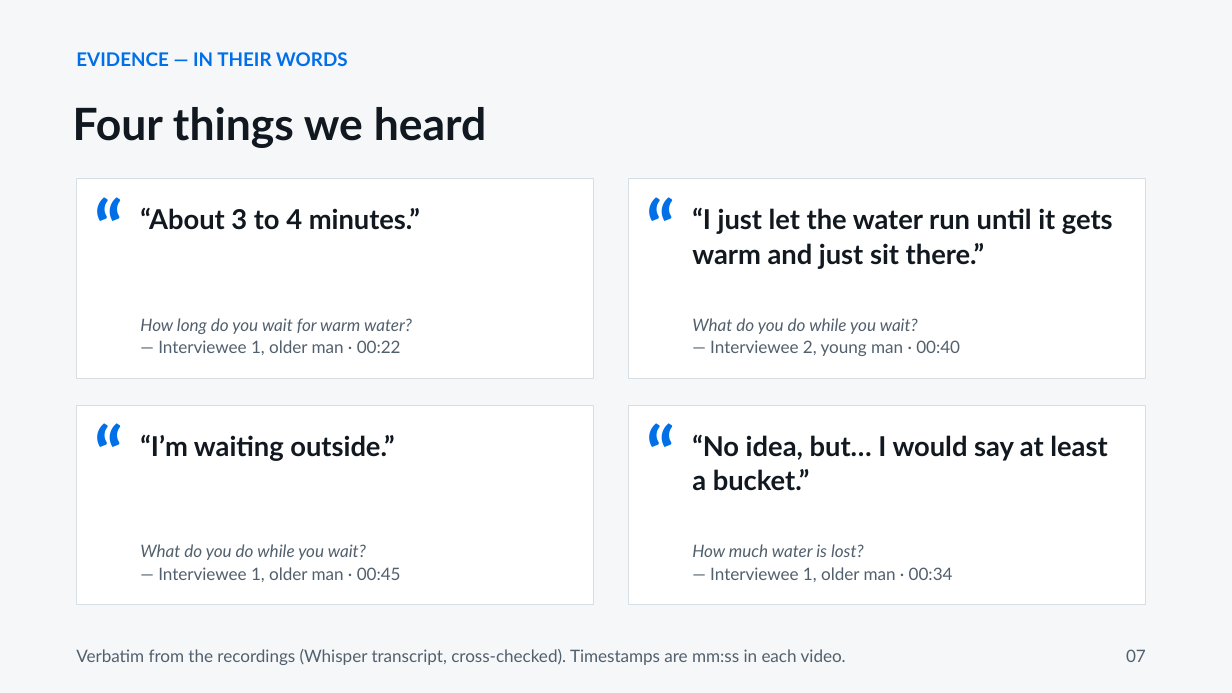
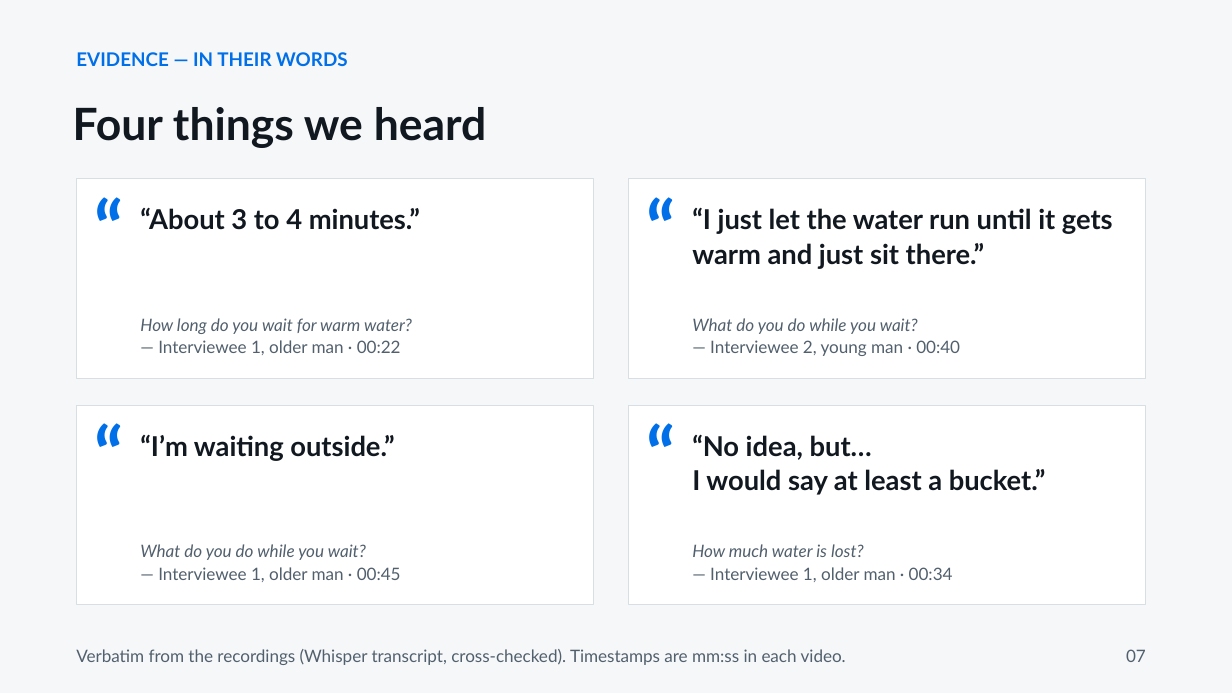
Before and after one commit to nour256/sdsds, a slide deck: slide 7 of IEN_301_Project_1_v2.pptx. Drawn at 1232x693 pixels with LibreOffice and Linux fonts; fonts in the diff are those of the drawing. Boxes give left, top, right and bottom in pixels: in the first picture for what was removed or moved away, otherwise in the second. Text is boxed around its words. In the diff, an @@ line names an element or a change of style, - is before the commit and + after.

```diff
--- a/IEN_301_Project_1_v2.pptx
+++ b/IEN_301_Project_1_v2.pptx
@@ text at [692, 435, 1046, 495]: text changed @@
-“No idea, but… I would say at least a bucket.”
+“No idea, but…
+I would say at least a bucket.”
```
Also in this commit, not shown: 8 other slides changed, 4 other files.
